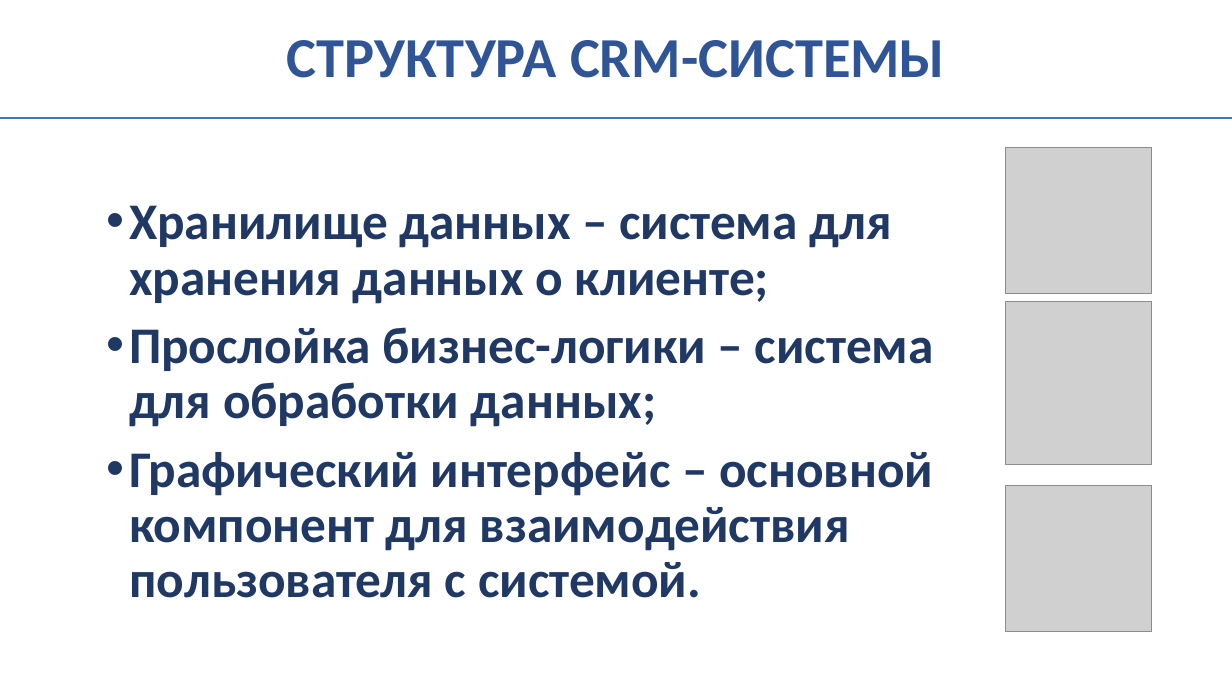
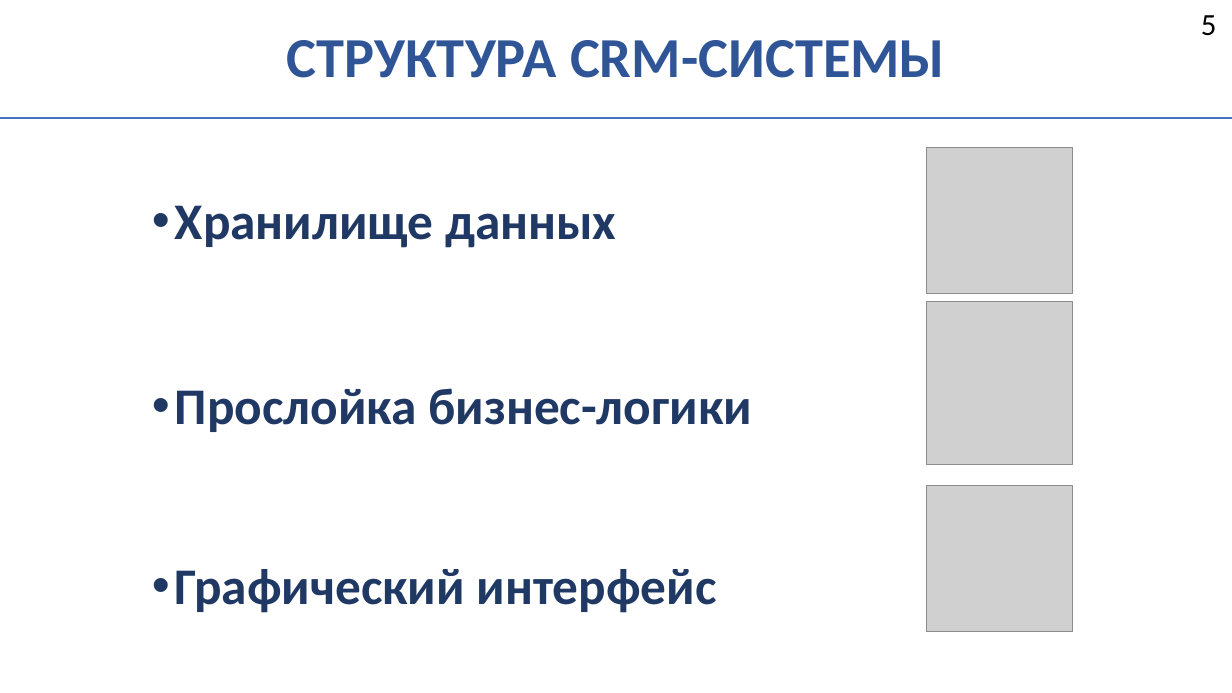
Before and after one commit to LeOneMoe/auto-credit, a slide deck: slide 5 of docs/Presentation.pptx. Drawn at 1232x693 pixels with LibreOffice and Linux fonts; fonts in the diff are those of the drawing; grey boxes stand for pictures. Boxes give left, top, right and bottom in pixels: in the first picture for what was removed or moved away, otherwise in the second. Text is boxed around its words. In the diff, an @@ line names an element or a change of style, - is before the commit and + after.

```diff
--- a/docs/Presentation.pptx
+++ b/docs/Presentation.pptx
@@ text added at bbox=[1201, 15, 1217, 36], 24 pt, text #000000 @@
+5
@@ 3 pictures: place and size @@
-3 pictures at bbox=[1006, 148, 1153, 631]
+3 pictures at bbox=[926, 148, 1072, 631]
@@ text at bbox=[175, 205, 752, 613]: text changed @@
-• Хранилище данных – система для хранения данных о клиенте;
-• Прослойка бизнес-логики – система для обработки данных;
-• Графический интерфейс – основной компонент для взаимодействия пользователя с системой.
+• Хранилище данных
+• Прослойка бизнес-логики
+• Графический интерфейс
```
Also in this commit, not shown: 15 other slides changed, 2 slides added, 1 slide removed, 1 other file.
